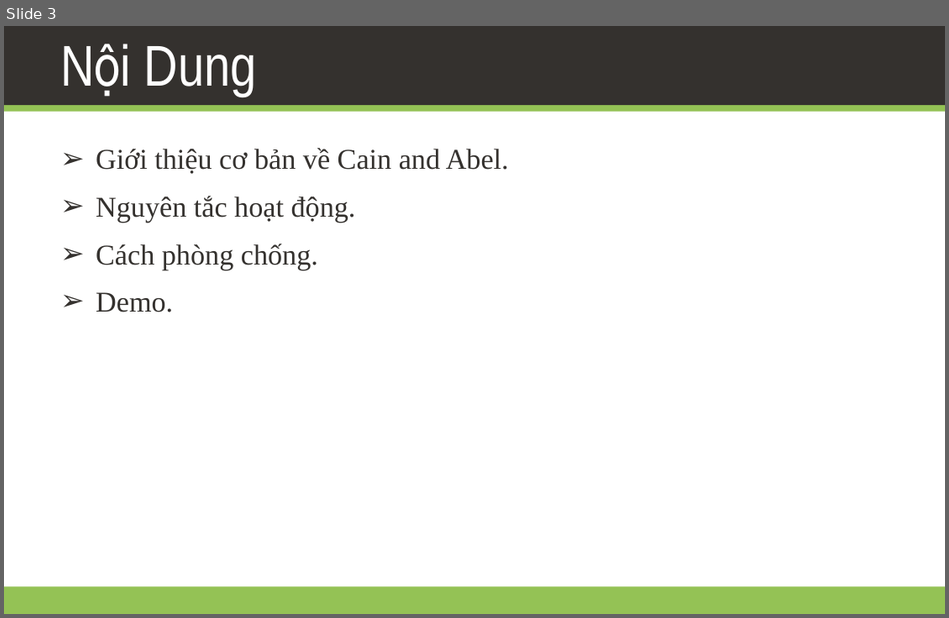
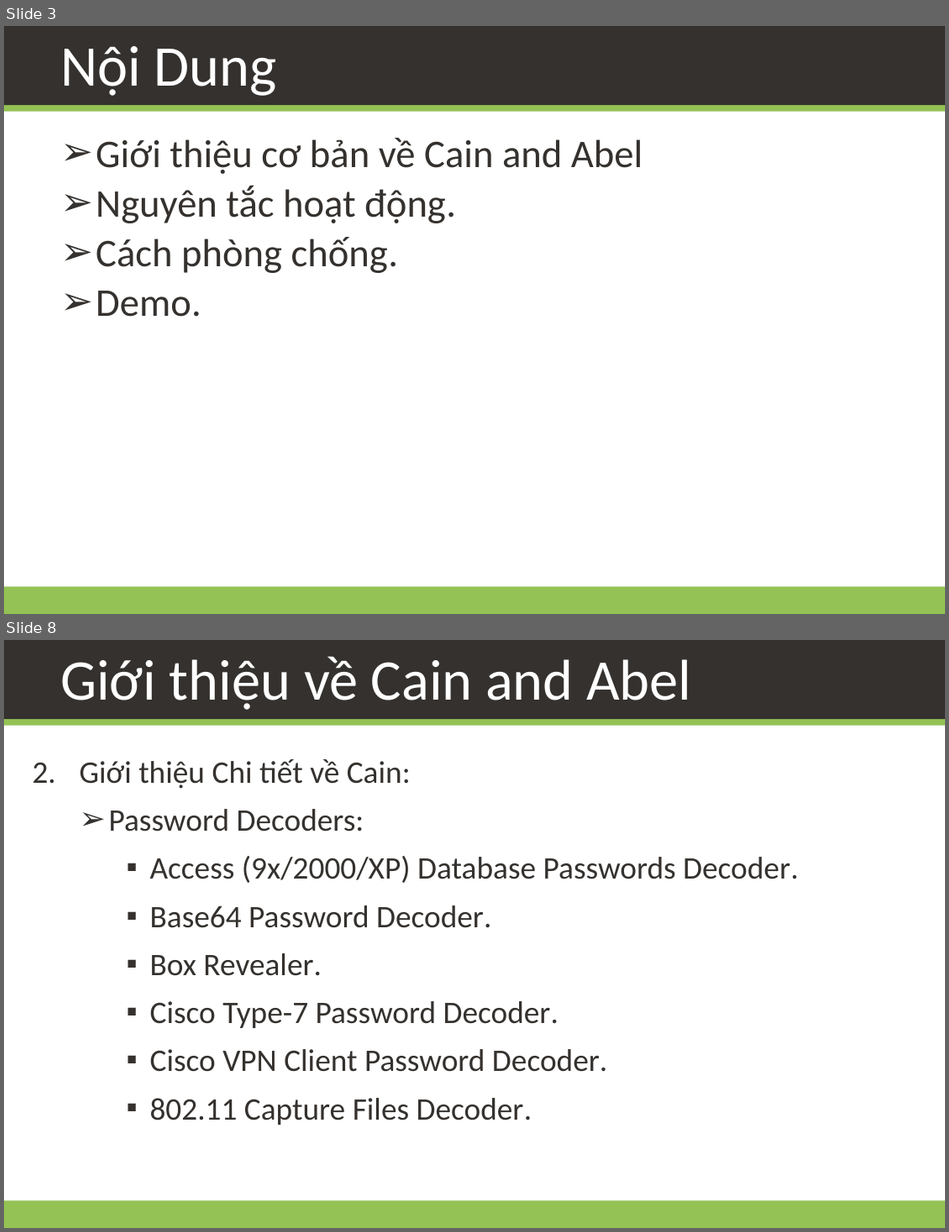
Before and after one commit to daotk/cdkpt, a slide deck: CDBM/Team Assignment 01/Team02.pptx. Shown one above the other, each under a label of ours: slide 3 before the commit, slides 3 and 8 after it; the slides between them are not shown. The pictures are 949x618 and 949x1232 pixels, drawn with LibreOffice and Linux fonts; fonts in the diff are those of the drawing; background and template pictures are left out. Boxes give left, top, right and bottom in pixels: in the first picture for what was removed or moved away, otherwise in the second. Text is boxed around its words. In the diff, an @@ line names an element or a change of style, - is before the commit and + after.

```diff
--- a/CDBM/Team Assignment 01/Team02.pptx
+++ b/CDBM/Team Assignment 01/Team02.pptx
@@ slide 8 added at (4, 640, 945, 1228), background #FFFFFF; not listed: 3 template elements that a slide beside it also shows @@
@@ title added at (60, 656, 691, 710), 44 pt, text #FFFFFF @@
+Giới thiệu về Cain and Abel
@@ text added at (80, 759, 799, 1125), 24 pt, text #34312E @@
+2. Giới thiệu Chi tiết về Cain:
+  ➢ Password Decoders:
+    ▪ Access (9x/2000/XP) Database Passwords Decoder.
+    ▪ Base64 Password Decoder.
+    ▪ Box Revealer.
+    ▪ Cisco Type-7 Password Decoder.
+    ▪ Cisco VPN Client Password Decoder.
+    ▪ 802.11 Capture Files Decoder.
@@ slide 3 changed as well @@
@@ title "Nội Dung" at (60, 46, 277, 96): font Arial Narrow to Calibri @@
@@ text at (96, 138, 642, 174): text changed; size 22 to 30 pt; font Times New Roman to Calibri @@
-➢ Giới thiệu cơ bản về Cain and Abel.
+➢ Giới thiệu cơ bản về Cain and Abel
@@ text at (96, 185, 456, 317): size 22 to 30 pt, font Times New Roman to Calibri in "Nguyên tắc hoạt động.", "Cách phòng chống.", "Demo."; more space between paragraphs @@
```
Also in this commit, not shown: 2 other slides changed, 14 other slides added, 3 slides removed.
